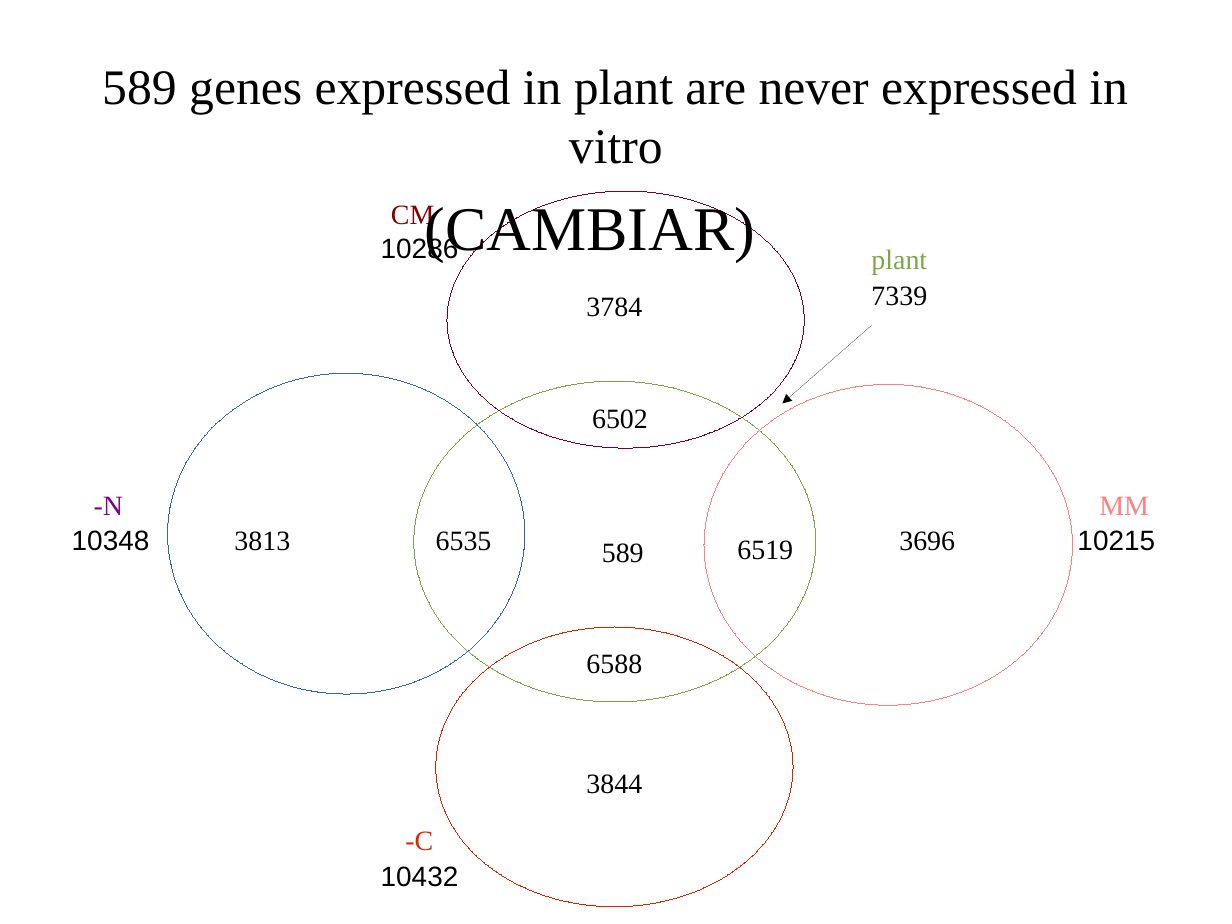
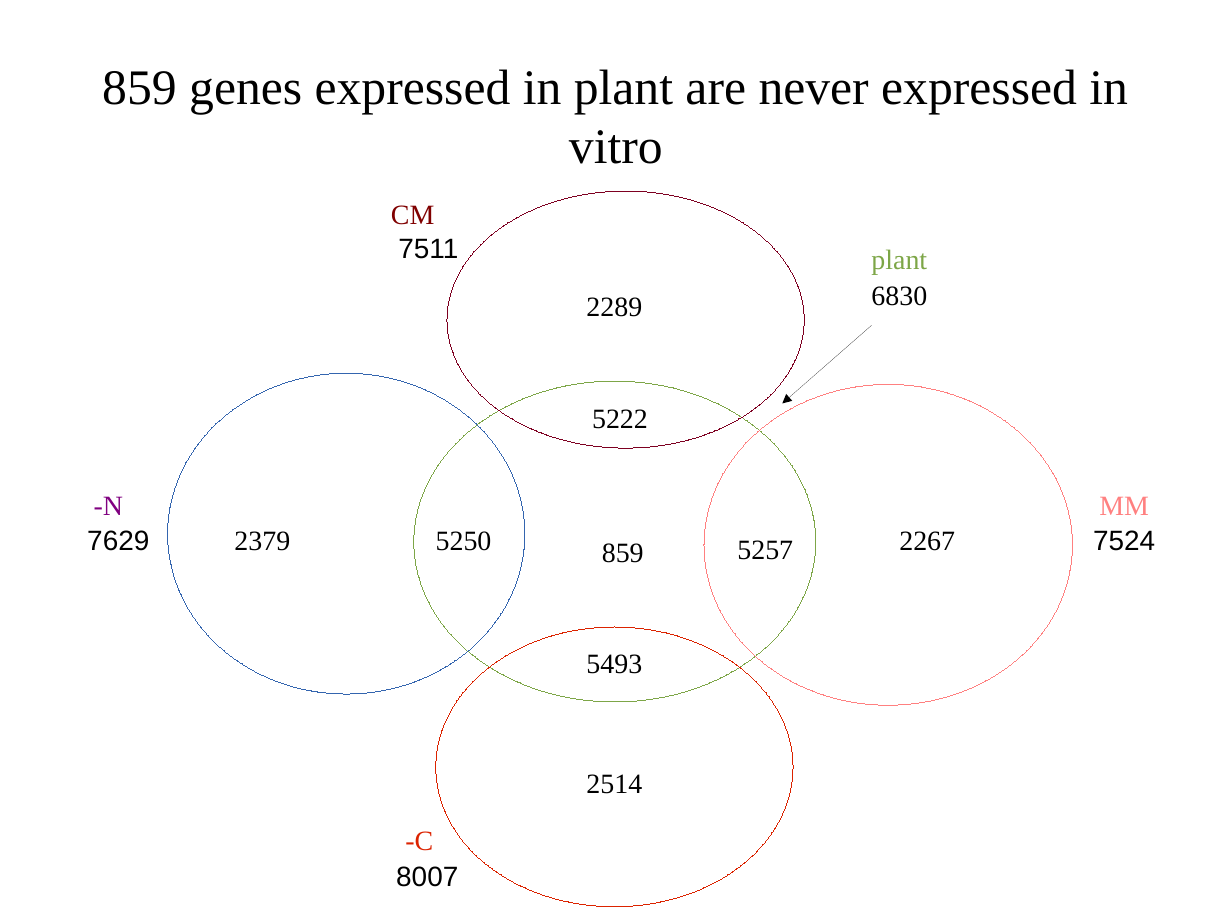
Before and after one commit to wilkinsonlab/m-oryzae-polya, a slide deck: slide 23 of doc/oryzae_presentation.odp. Drawn at 1232x924 pixels with LibreOffice and Linux fonts; fonts in the diff are those of the drawing. Boxes give left, top, right and bottom in pixels: in the first picture for what was removed or moved away, otherwise in the second. Text is boxed around its words. In the diff, an @@ line names an element or a change of style, - is before the commit and + after.

```diff
--- a/doc/oryzae_presentation.odp
+++ b/doc/oryzae_presentation.odp
@@ title at (102,69,1128,164): text changed @@
-589 genes expressed in plant are never expressed in vitro
+859 genes expressed in plant are never expressed in vitro
@@ text removed at (424,201,755,262) @@
-(CAMBIAR)
@@ text at (398,238,458,259): text changed @@
-10286
+7511
@@ text at (586,297,642,317): text changed @@
-3784
+2289
@@ text at (871,286,927,306): text changed @@
-7339
+6830
@@ text at (592,409,648,429): text changed @@
-6502
+5222
@@ text at (87,530,149,551): text changed @@
-10348
+7629
@@ text at (234,531,290,551): text changed @@
-3813
+2379
@@ text at (436,531,492,551): text changed @@
-6535
+5250
@@ text at (899,531,955,551): text changed @@
-3696
+2267
@@ text at (1093,530,1155,551): text changed @@
-10215
+7524
@@ text at (602,543,644,563): text changed @@
-589
+859
@@ text at (737,540,793,560): text changed @@
-6519
+5257
@@ text at (586,654,642,674): text changed @@
-6588
+5493
@@ text at (586,774,642,794): text changed @@
-3844
+2514
@@ text at (396,866,458,887): text changed @@
-10432
+8007
```
Also in this commit, not shown: 2 other slides changed, 1 other file.
